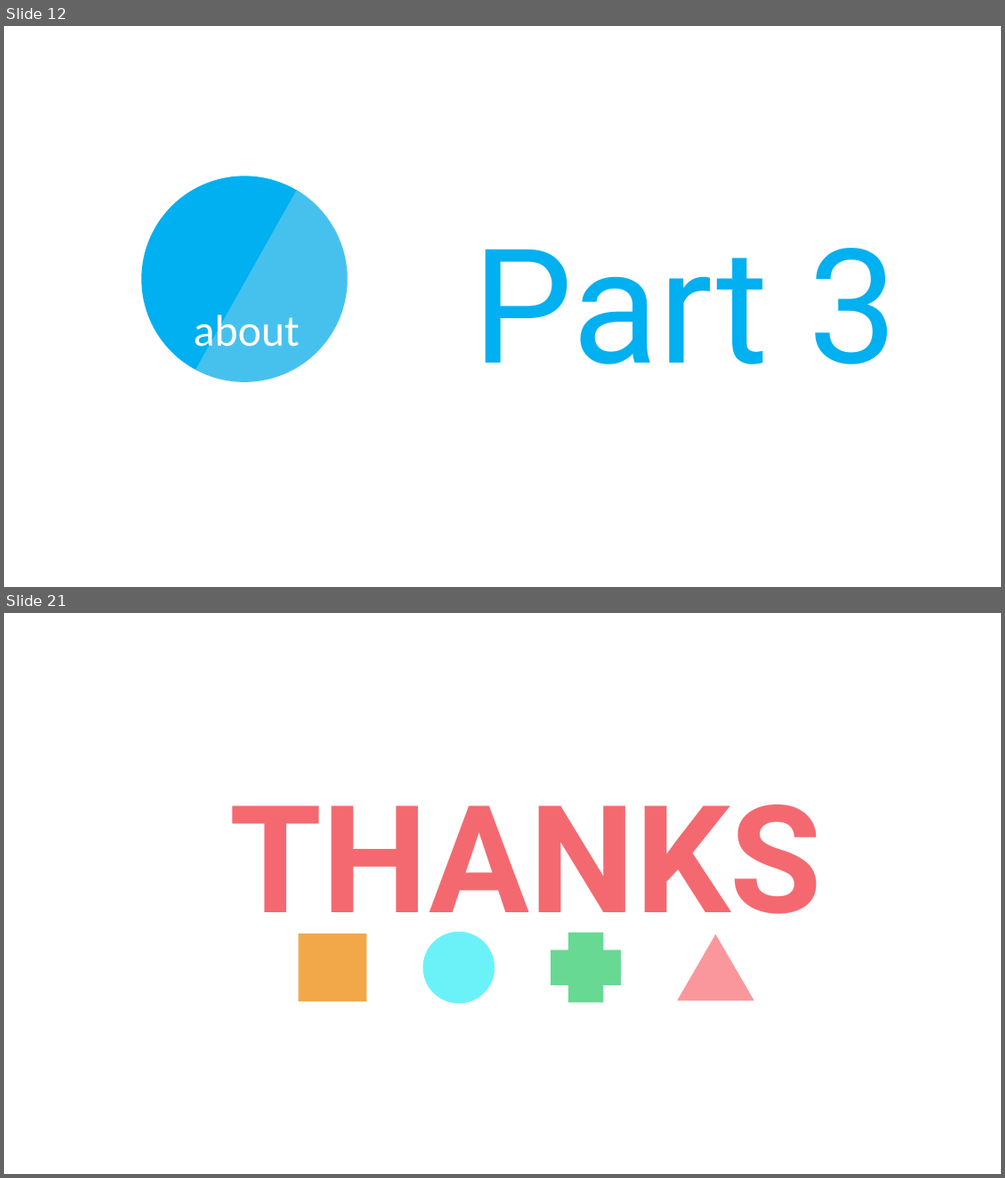
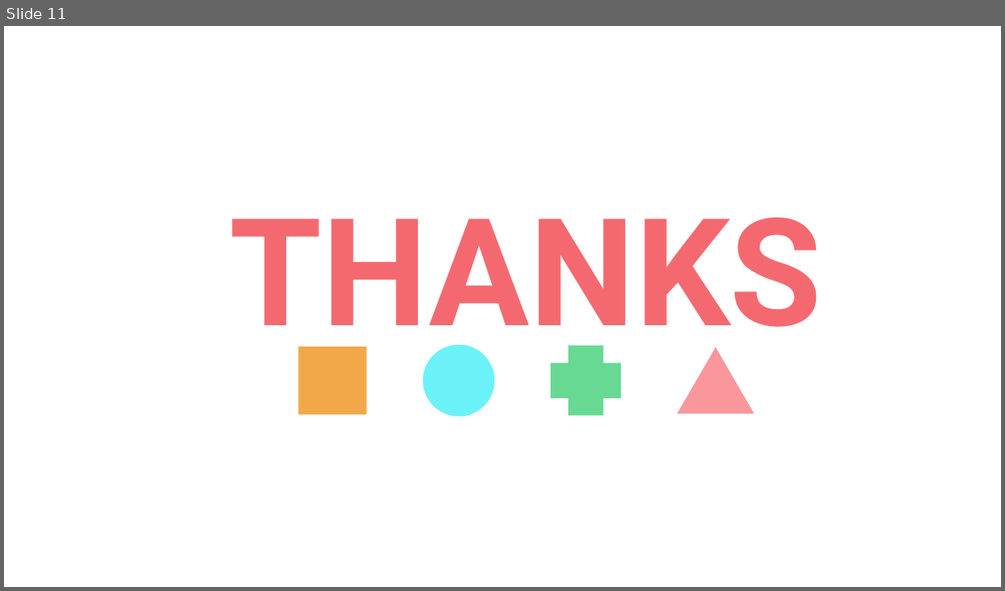
Before and after one commit to thinwind/ebnas, a slide deck: design/ppt/pbgsh.pptx.pptx. Shown one above the other, each under a label of ours: slides 12 and 21 before the commit, slide 11 after it; the slides between them are not shown. The pictures are 1005x1178 and 1005x591 pixels, drawn with LibreOffice and Linux fonts; fonts in the diff are those of the drawing; background and template pictures are left out. Boxes give left, top, right and bottom in pixels: in the first picture for what was removed or moved away, otherwise in the second. Text is boxed around its words. In the diff, an @@ line names an element or a change of style, - is before the commit and + after.

```diff
--- a/design/ppt/pbgsh.pptx.pptx
+++ b/design/ppt/pbgsh.pptx.pptx
@@ slide 12 removed at (x1=4, y1=26, x2=1001, y2=587), background picture (left out) @@
@@ ellipse removed at (x1=142, y1=176, x2=348, y2=382) @@
@@ freeform shape removed at (x1=195, y1=191, x2=386, y2=420) @@
@@ text removed at (x1=473, y1=248, x2=898, y2=364) @@
-Part 3
@@ text removed at (x1=194, y1=309, x2=299, y2=356) @@
-about
@@ what was slide 21 is now slide 11 @@
```
Also in this commit, not shown: 10 slides added, 19 other slides removed, 11 other files.
